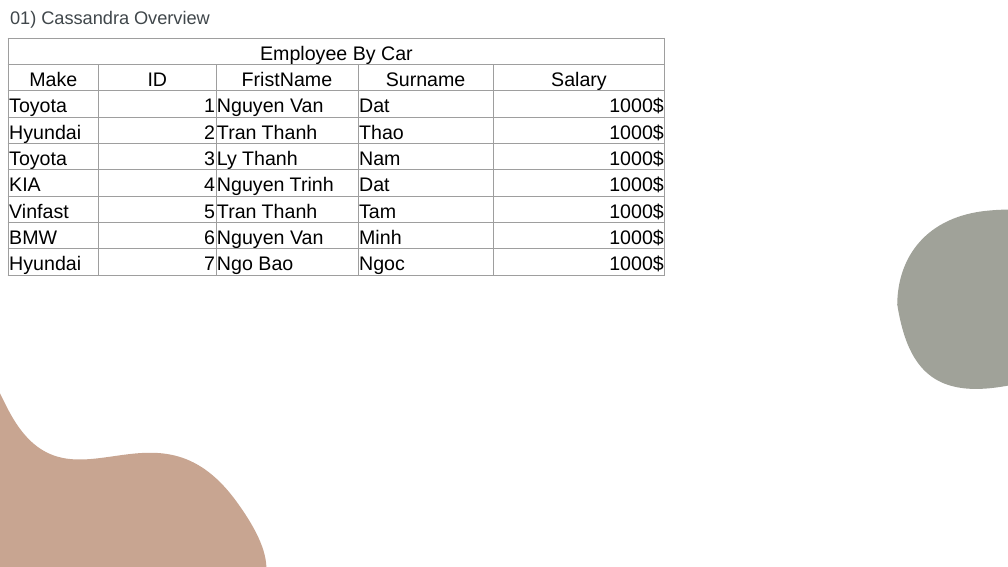
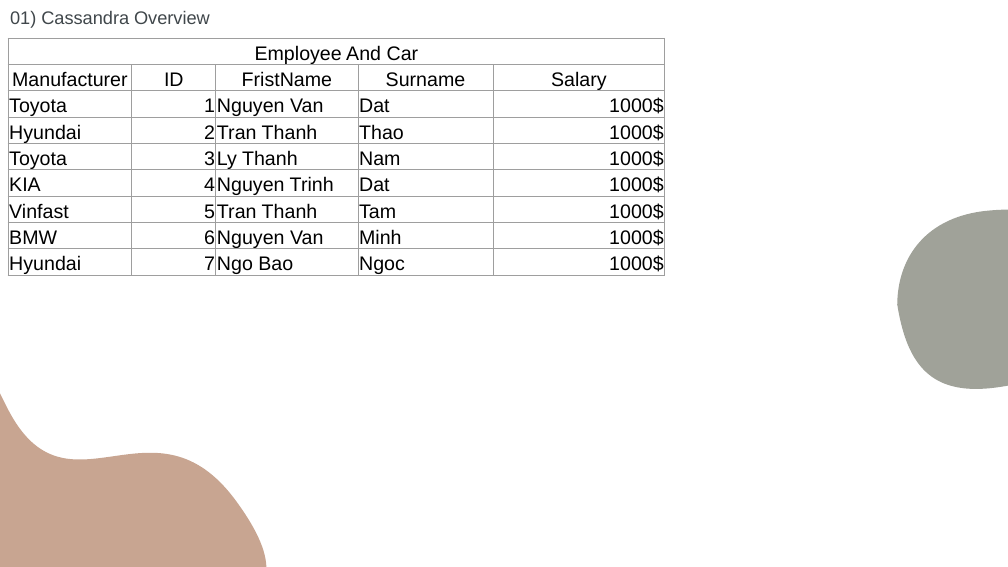
Before and after one commit to NguyenMinh2804/CassandraDemoo, a slide deck: slide 9 of Cassandra_Seminar.pptx. Drawn at 1008x567 pixels with LibreOffice and Linux fonts; fonts in the diff are those of the drawing. Boxes give left, top, right and bottom in pixels: in the first picture for what was removed or moved away, otherwise in the second. Text is boxed around its words. In the diff, an @@ line names an element or a change of style, - is before the commit and + after.

```diff
--- a/Cassandra_Seminar.pptx
+++ b/Cassandra_Seminar.pptx
@@ table at [8, 38, 664, 278] @@
-row 1, column 1: Employee By Car
+row 1, column 1: Employee And Car
-row 2, column 1: Make
+row 2, column 1: Manufacturer
```
Also in this commit, not shown: 7 other slides changed, 1 slide added, 1 slide removed, 1 other file.
